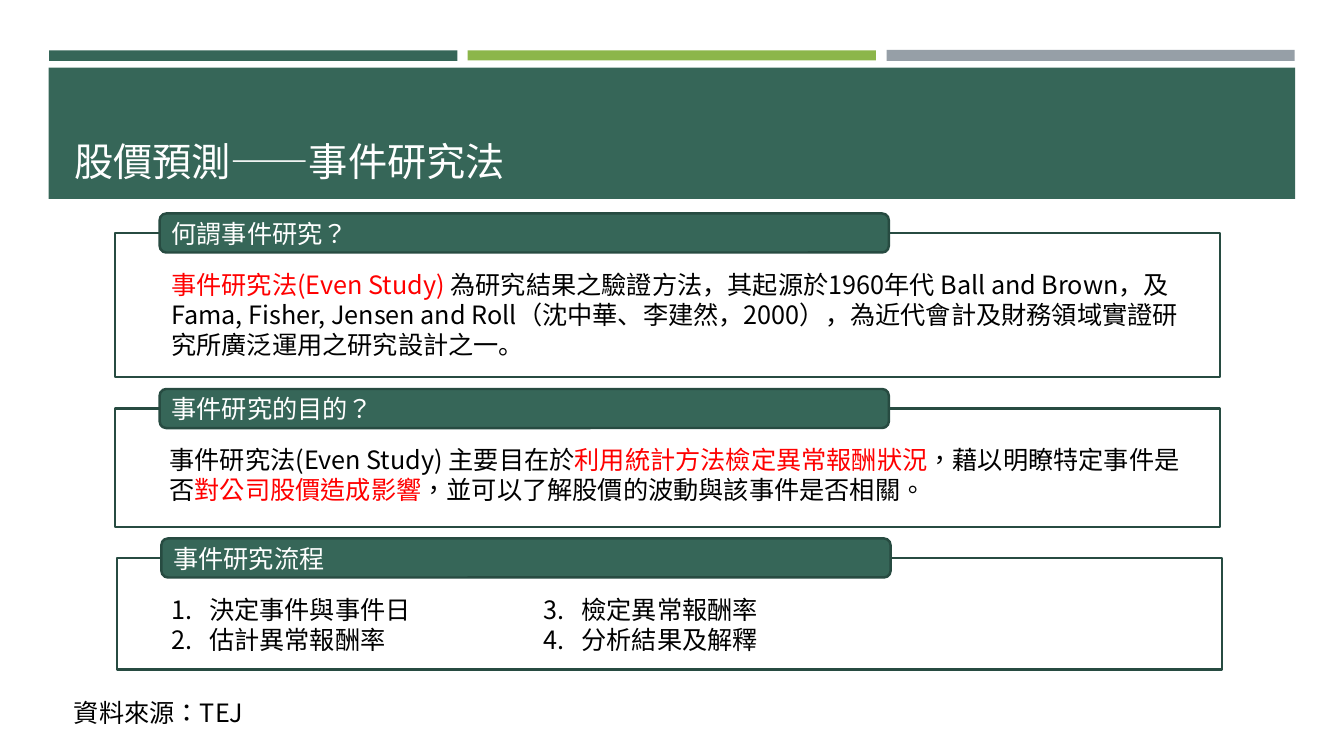
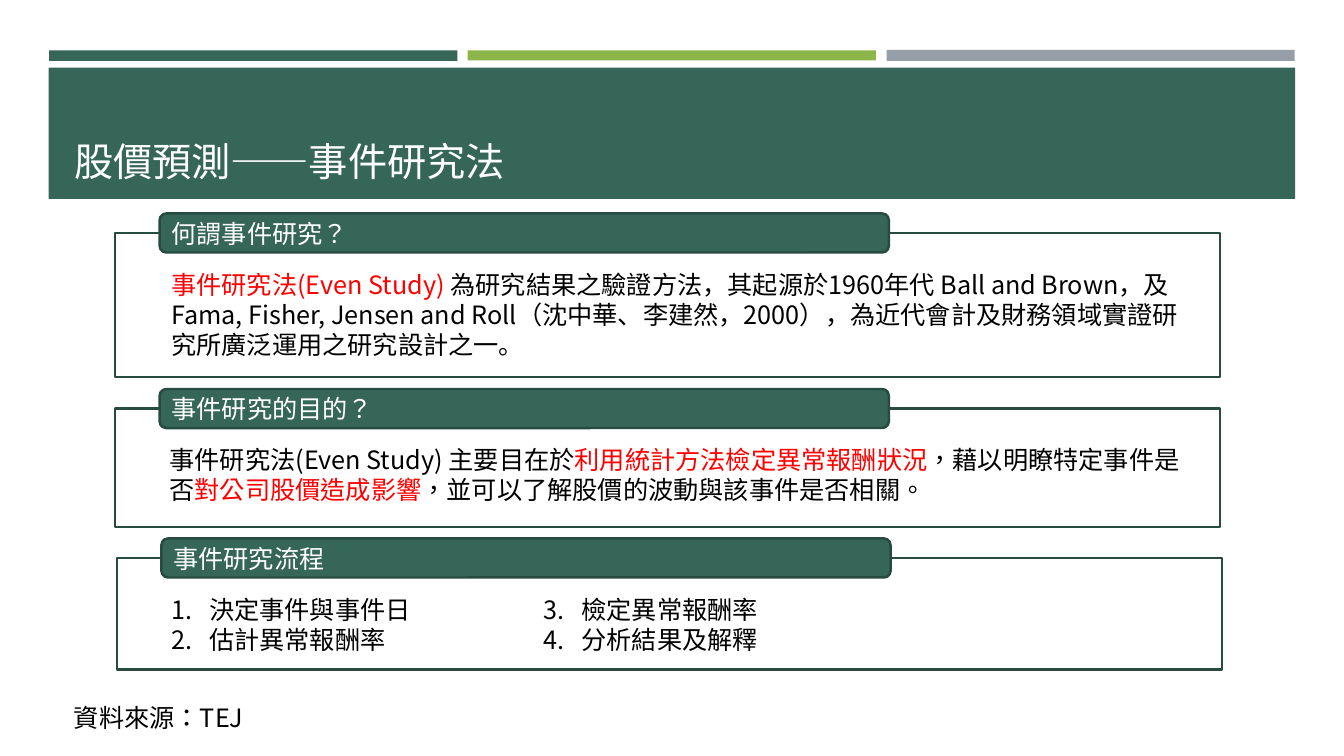
Before and after one commit to p314008dsa/Text-mining, a slide deck: slide 18 of 0610進度報告 .pptx (slide 10 before the commit). Drawn at 1344x756 pixels with LibreOffice and Linux fonts; fonts in the diff are those of the drawing. Boxes give left, top, right and bottom in pixels: in the first picture for what was removed or moved away, otherwise in the second. Text is boxed around its words. In the diff, an @@ line names an element or a change of style, - is before the commit and + after.

```diff
--- a/0610進度報告 .pptx
+++ b/0610進度報告 .pptx
@@ text "資料來源：TEJ": place and size @@
-text "資料來源：TEJ" at bbox=[74, 700, 243, 724]
+text "資料來源：TEJ" at bbox=[74, 705, 243, 729]
```
Also in this commit, not shown: 3 other slides changed, 10 slides added, 1 slide removed, 1 other file.
